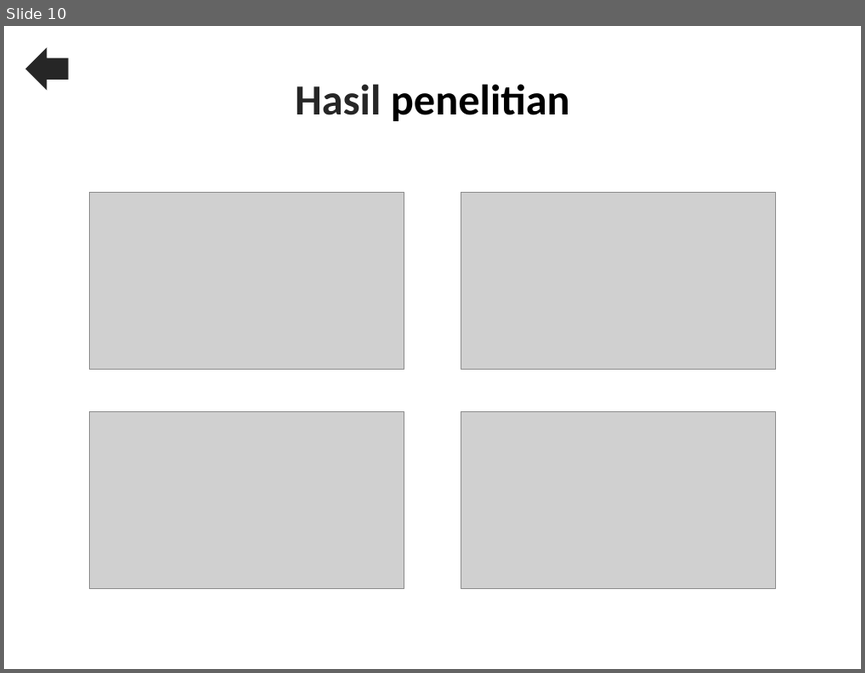
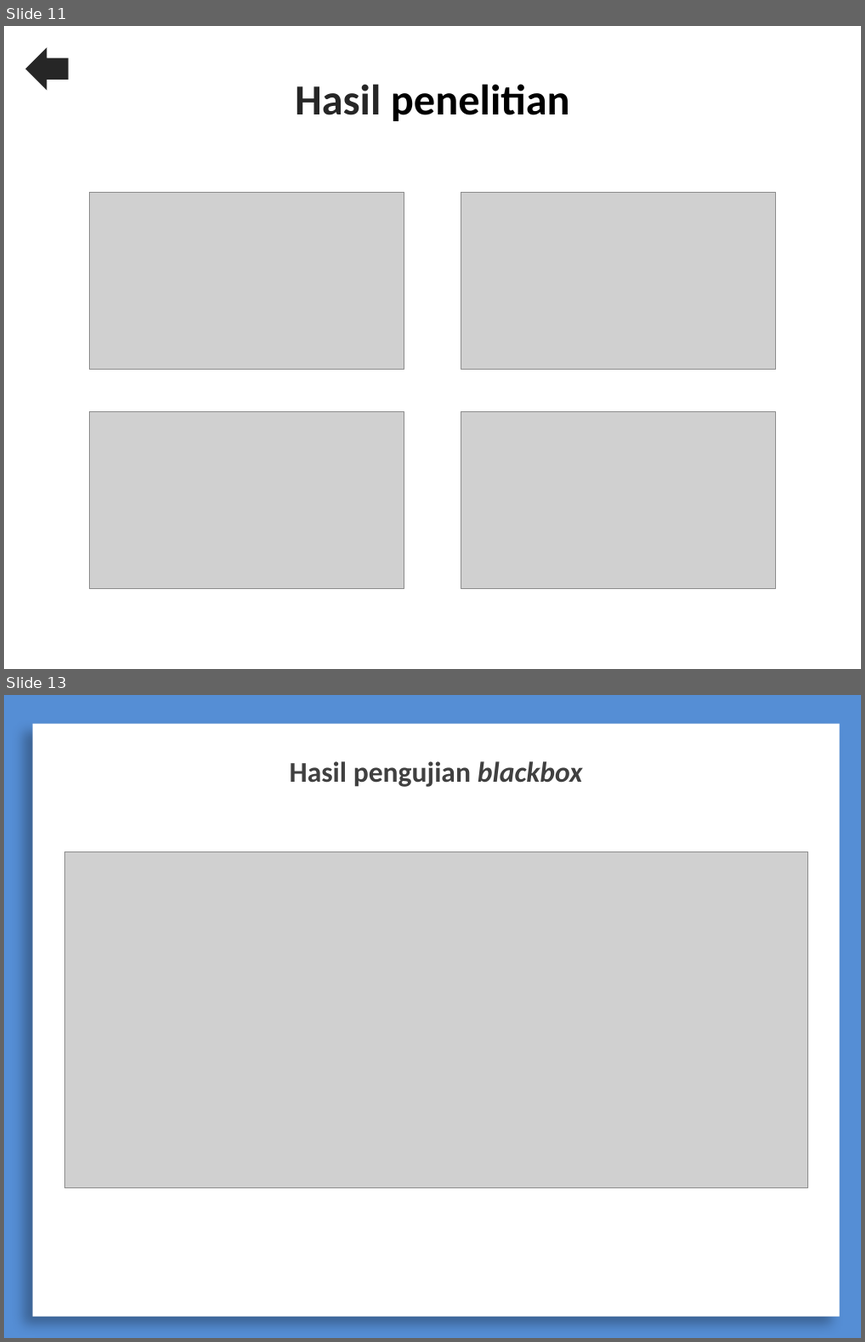
Before and after one commit to L200150057/Skripsi, a slide deck: Powerpoint Skripsi.pptx. Shown one above the other, each under a label of ours: slide 10 before the commit, slides 11 and 13 after it; the slides between them are not shown. The pictures are 865x673 and 865x1342 pixels, drawn with LibreOffice and Linux fonts; fonts in the diff are those of the drawing; grey boxes stand for pictures. Boxes give left, top, right and bottom in pixels: in the first picture for what was removed or moved away, otherwise in the second. Text is boxed around its words. In the diff, an @@ line names an element or a change of style, - is before the commit and + after.

```diff
--- a/Powerpoint Skripsi.pptx
+++ b/Powerpoint Skripsi.pptx
@@ slide 13 added at (4, 695, 861, 1338), background #558ED5 @@
@@ rectangle added at (32, 723, 840, 1316), fill #FFFFFF, 24 pt, text #404040, bold @@
+Hasil pengujian blackbox
@@ picture added at (65, 851, 808, 1188) @@
@@ what was slide 10 is now slide 11 @@
```
Also in this commit, not shown: 4 slides changed, 2 other slides added, 5 other files.
